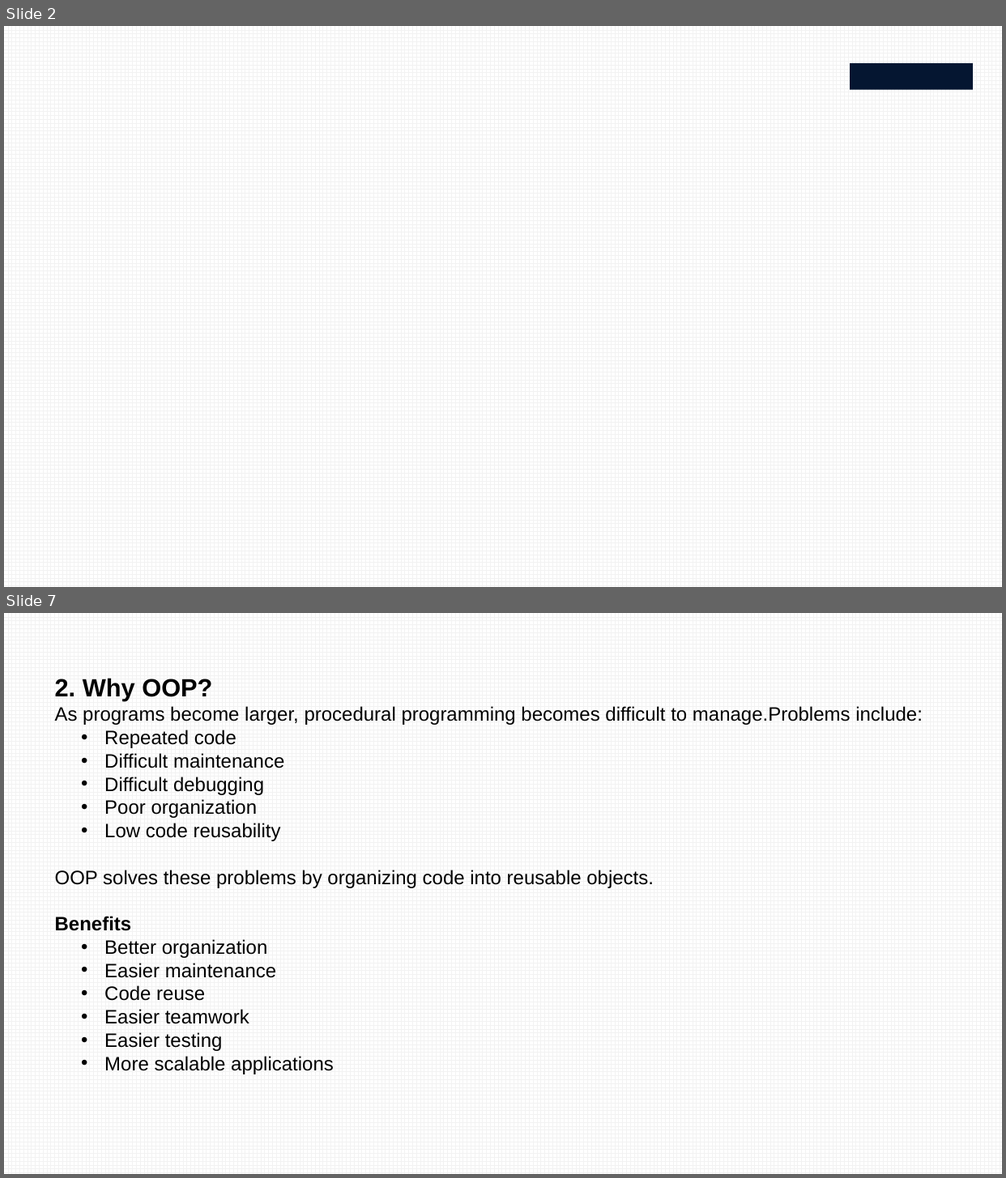
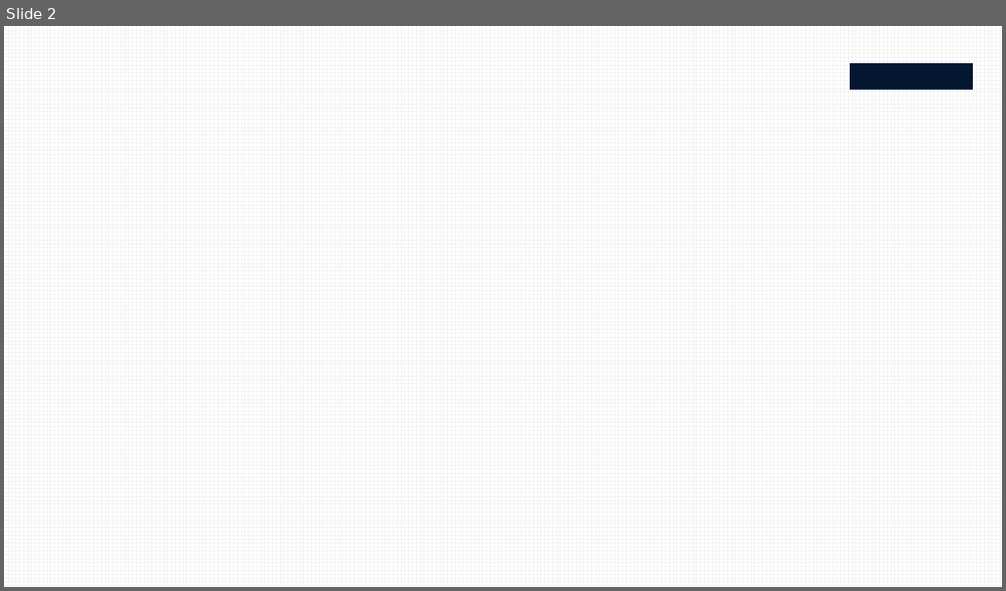
Before and after one commit to chamsi-am/python-course, a slide deck: course/course8.pptx. Shown one above the other, each under a label of ours: slides 2 and 7 before the commit, slide 2 after it; the slides between them are not shown. The pictures are 1006x1178 and 1006x591 pixels, drawn with LibreOffice and Linux fonts; fonts in the diff are those of the drawing; background and template pictures are left out. Boxes give left, top, right and bottom in pixels: in the first picture for what was removed or moved away, otherwise in the second. Text is boxed around its words. In the diff, an @@ line names an element or a change of style, - is before the commit and + after.

```diff
--- a/course/course8.pptx
+++ b/course/course8.pptx
@@ slide 7 removed at (4, 613, 1002, 1174), background pattern #F2F2F2 on #FFFFFF @@
@@ text removed at (55, 678, 923, 1075) @@
-2. Why OOP?
-As programs become larger, procedural programming becomes difficult to manage.Problems include:
-  • Repeated code
-  • Difficult maintenance
-  • Difficult debugging
-  • Poor organization
-  • Low code reusability
-OOP solves these problems by organizing code into reusable objects.
-Benefits
-  • Better organization
-  • Easier maintenance
-  • Code reuse
-  • Easier teamwork
-  • Easier testing
-  • More scalable applications
```
Also in this commit, not shown: 1 slide changed, 6 slides added, 7 other slides removed.
